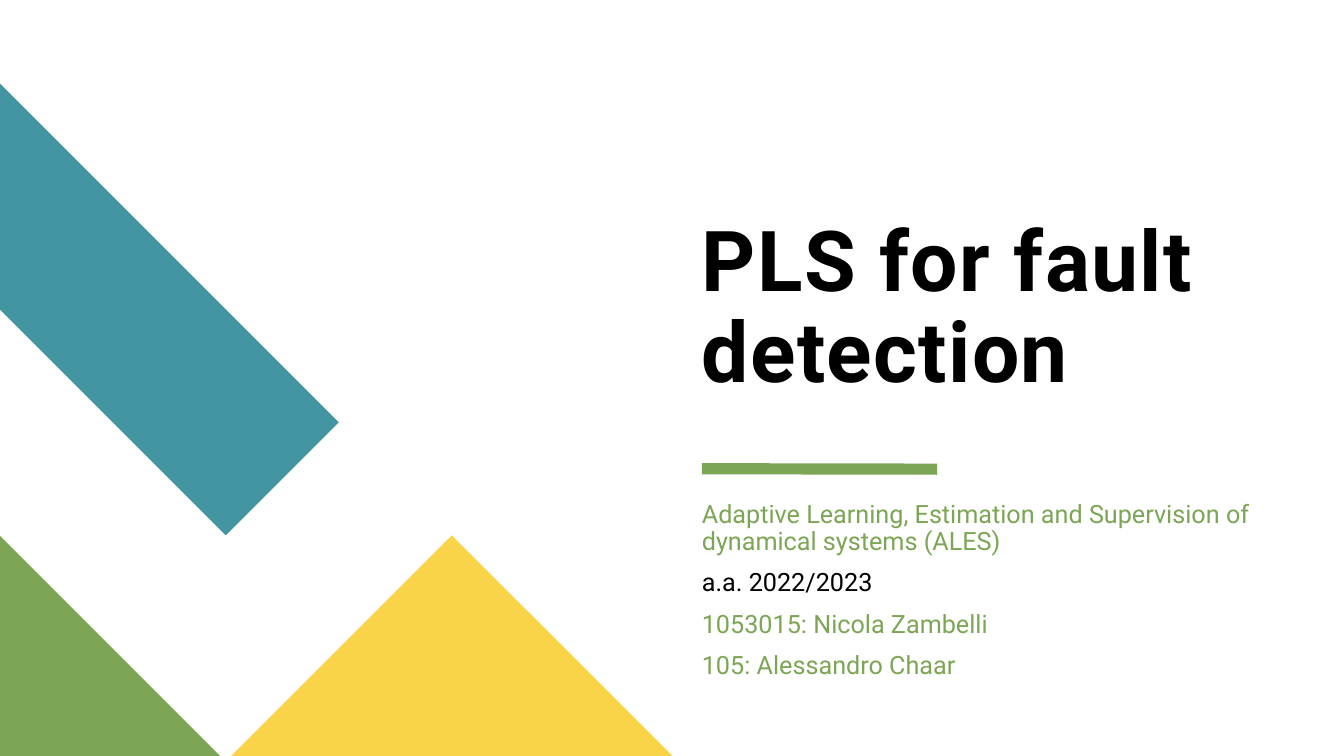
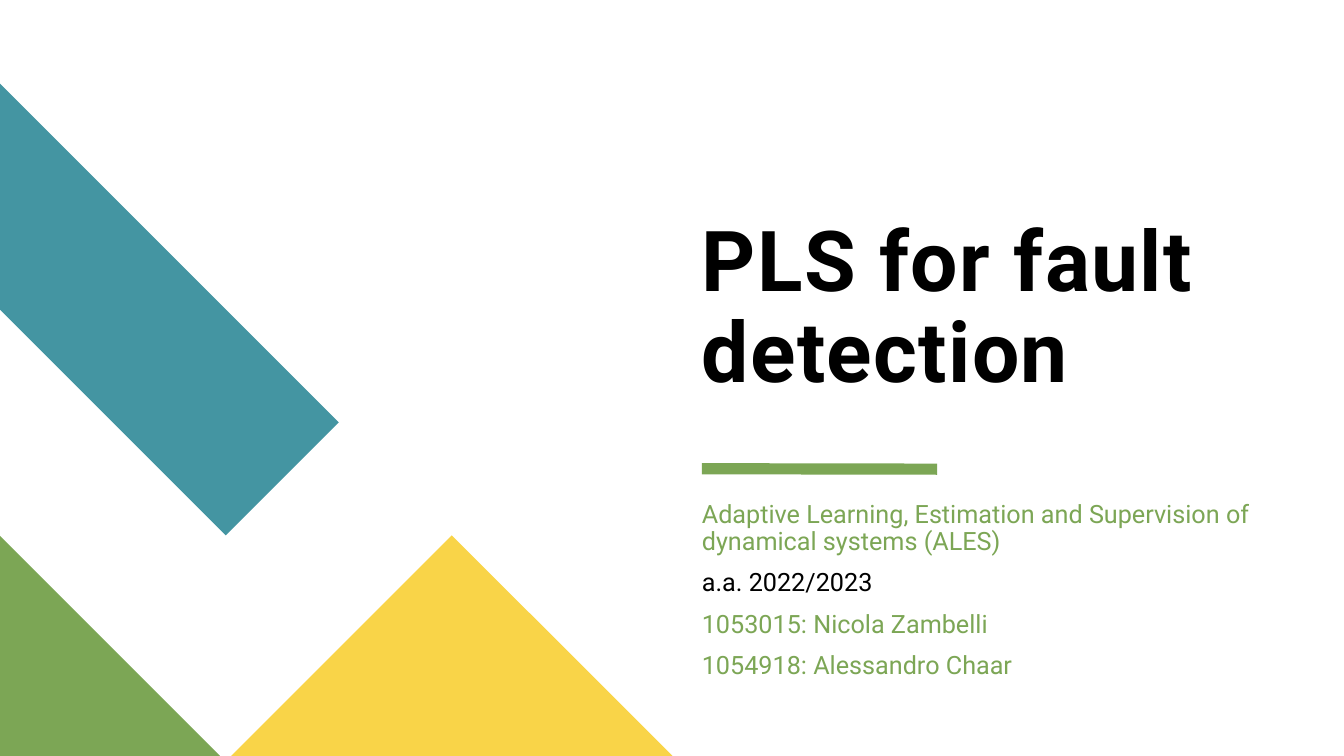
Before and after one commit to nicola98zambelli/PLS-for-fault-detection, a slide deck: slide 1 of Doc/PLS_ALES.pptx. Drawn at 1344x756 pixels with LibreOffice and Linux fonts; fonts in the diff are those of the drawing. Boxes give left, top, right and bottom in pixels: in the first picture for what was removed or moved away, otherwise in the second. Text is boxed around its words. In the diff, an @@ line names an element or a change of style, - is before the commit and + after.

```diff
--- a/Doc/PLS_ALES.pptx
+++ b/Doc/PLS_ALES.pptx
@@ text at bbox=[702, 655, 1012, 674]: text changed @@
-105: Alessandro Chaar
+1054918: Alessandro Chaar
```
Also in this commit, not shown: 5 other slides changed, 1 other file.
